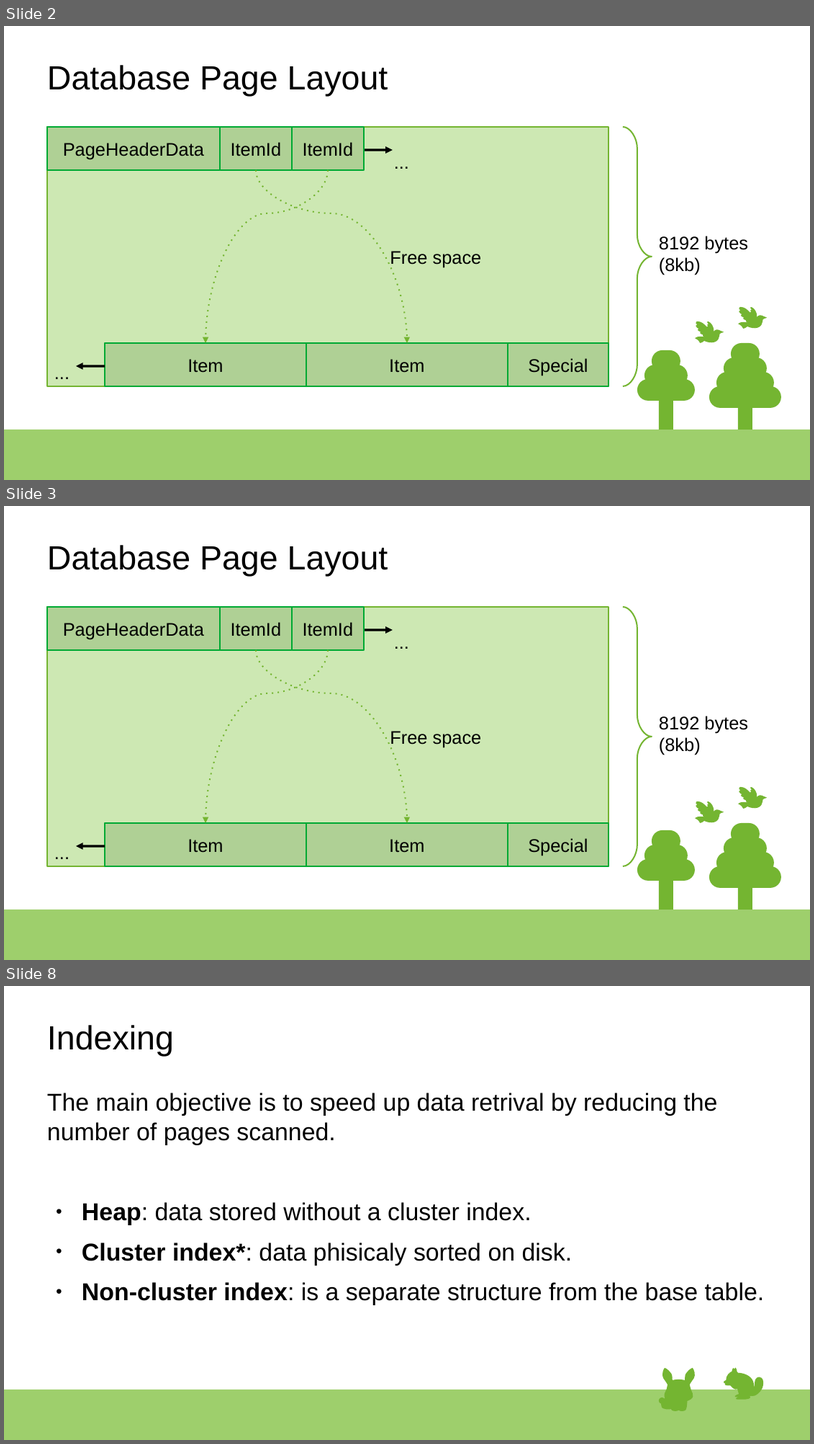
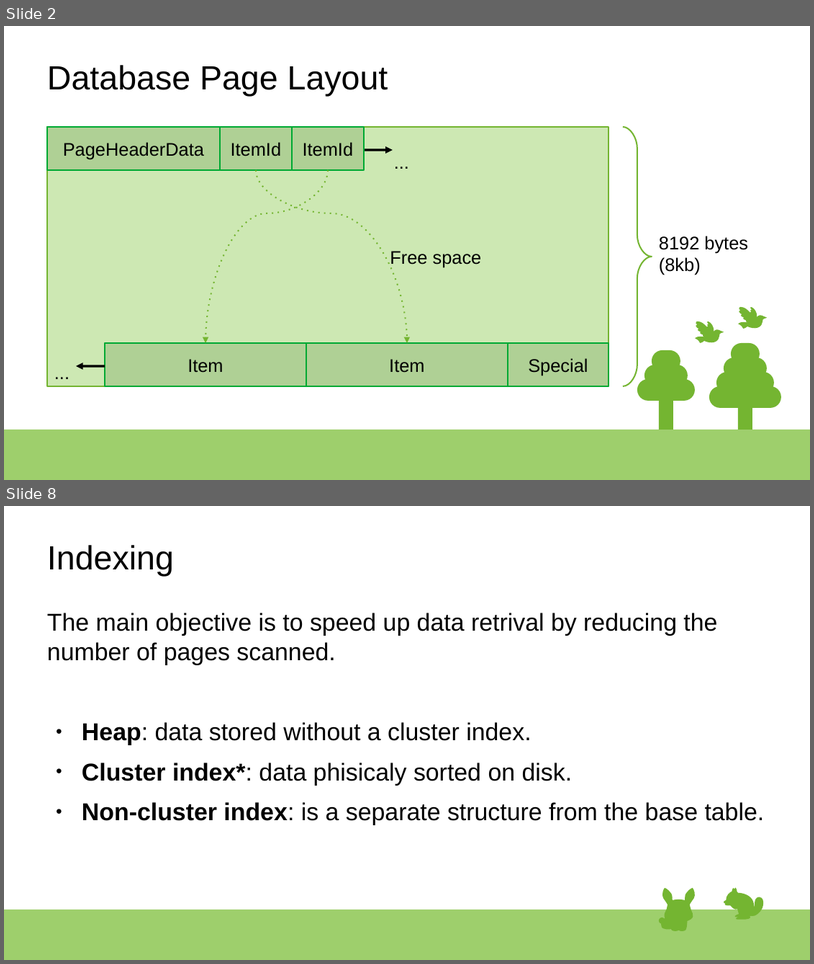
Before and after one commit to rsibanez89/postgres-indexing, a slide deck: Presentation.odp. Shown one above the other, each under a label of ours: slides 2, 3 and 8 before the commit, slides 2 and 8 after it; the slides between them are not shown. The pictures are 814x1444 and 814x964 pixels, drawn with LibreOffice and Linux fonts; fonts in the diff are those of the drawing. Boxes give left, top, right and bottom in pixels: in the first picture for what was removed or moved away, otherwise in the second. Text is boxed around its words. In the diff, an @@ line names an element or a change of style, - is before the commit and + after.

```diff
--- a/Presentation.odp
+++ b/Presentation.odp
@@ slide 3 removed at bbox=[4, 506, 810, 960], background #FFFFFF; not listed: 26 template elements that a slide beside it also shows @@
@@ title removed at bbox=[47, 545, 388, 576] @@
-Database Page Layout
@@ rectangle removed at bbox=[47, 607, 610, 866] @@
@@ rectangle removed at bbox=[47, 607, 220, 650] @@
-PageHeaderData
@@ rectangle removed at bbox=[220, 607, 291, 650] @@
-ItemId
@@ rectangle removed at bbox=[292, 607, 364, 650] @@
-ItemId
@@ freeform shape removed at bbox=[623, 607, 651, 866] @@
@@ arrow removed from (364, 630) to (393, 630) @@
@@ text removed at bbox=[388, 627, 431, 655] @@
-...
@@ curved arrow removed from (328, 650) to (206, 823) @@
@@ curved arrow removed from (256, 650) to (407, 823) @@
@@ text removed at bbox=[659, 716, 748, 755] @@
-8192 bytes
-(8kb)
@@ text removed at bbox=[390, 731, 482, 747] @@
-Free space
@@ rectangle removed at bbox=[105, 823, 307, 866] @@
-Item
@@ rectangle removed at bbox=[306, 823, 508, 866] @@
-Item
@@ rectangle removed at bbox=[508, 823, 610, 866] @@
-Special
@@ text removed at bbox=[47, 837, 90, 866] @@
-...
@@ arrow removed from (105, 847) to (76, 847) @@
```
Also in this commit, not shown: 6 slides changed, 2 slides added, 8 other files.
